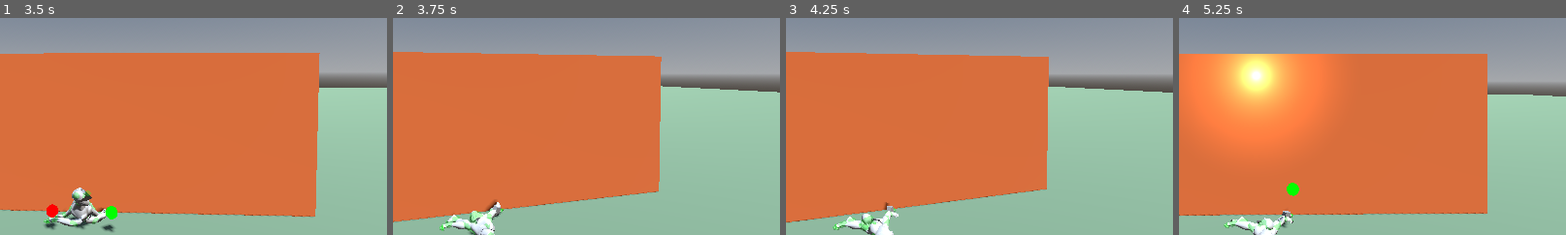
Above: before the commit, frames 1-4 (left to right).
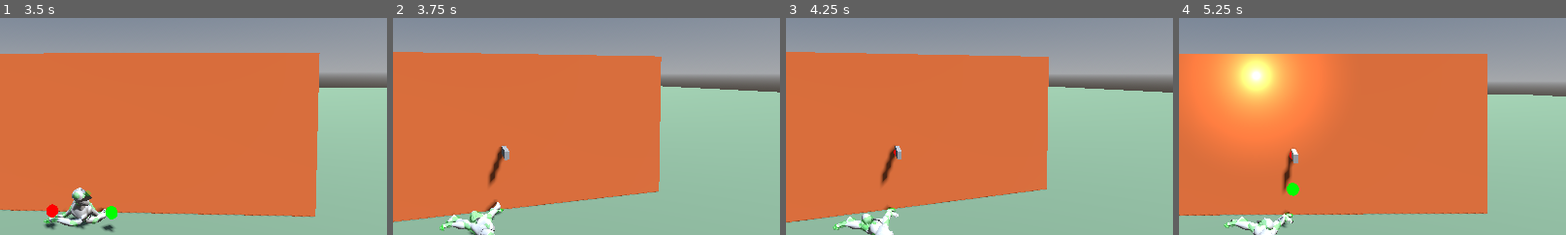
Above: after the commit, the same moments.

Repository: lmf-git/fpsikanimragdoll
Game: Godot game, scene res://world.tscn
Same seed, same stepped clock (60 frames per second), same inputs: the game is played once before the commit and once after it.
Inputs (mouse positions are % of the whole screen's width and height, from its top left):
- Up to frame 1 (3.5 s): tap Enter at 0.5 s; move the mouse to (55, 50) at 0.52 s; hold Shift (sprint) 0.53-1.28 s; hold W (move_forward) from 0.53 s (still down); click (55, 50) at 0.67 s; tap Space (jump) at 0.77, 1.52, 3.02 s; move the mouse to (45, 50) at 1.27 s; tap O (toggle_camera) at 1.35 s; move the mouse to (52, 48) at 2.02 s; hold I (toggle_ik) 2.03-2.78 s; move the mouse to (49, 52) at 2.77 s; tap R (toggle_ragdoll) at 2.85 s; click (49, 52) at 2.92 s
- Up to frame 2 (3.75 s): keep holding W (move_forward); move the mouse to (57, 51) at 3.52 s; tap E at 3.6 s
- Up to frame 3 (4.25 s): keep holding W (move_forward); tap Space (jump) at 3.77 s
- Up to frame 4 (5.25 s): keep holding W (move_forward); move the mouse to (42, 49) at 4.27 s; tap H at 4.35 s; tap Space (jump) at 4.52 s; move the mouse to (51, 50) at 5.02 s; hold Shift (sprint) from 5.03 s (still down); click (51, 50) at 5.17 s
The pictures show only the part of the screen within x 39-89%, y 36-86%; the shares and areas given below are measured in that part.

Frame 1 is identical in both runs. In frame 2, 0.5% of the frame differs, in the area x 24-31%, y 58-92%; in frame 3, 0.5%; in frame 4, 0.5%.

Commit message:
Align weapon with camera line of sight for accurate aiming
- Add _align_weapon_with_camera() function to orient weapon along camera forward
- Weapon now always points where camera is looking
- Grip stays aligned with hand while barrel follows aim direction
- Called after IK is applied in _process()

Diff:
--- a/character_controller.gd
+++ b/character_controller.gd
@@ -1884,6 +1884,48 @@
 		equipped_weapon.global_transform = right_hand_transform
 		print("DEBUG: No main_grip, set weapon transform to hand transform")
 
+func _align_weapon_with_camera():
+	"""Orient weapon to point along camera's line of sight"""
+	if not equipped_weapon or not skeleton or right_hand_bone_id < 0:
+		return
+
+	var camera = fps_camera if camera_mode == 0 else tps_camera
+	if not camera:
+		return
+
+	# Get camera's forward direction (where it's looking)
+	var camera_forward = -camera.global_transform.basis.z
+
+	# Get hand bone position
+	var hand_transform = skeleton.global_transform * skeleton.get_bone_global_pose(right_hand_bone_id)
+
+	# Orient weapon to point forward along camera direction
+	# Create a basis that points the weapon forward
+	var target_basis = Basis()
+
+	# Make weapon's -Z axis point along camera forward direction
+	var weapon_forward = camera_forward
+	# Use camera's up direction for weapon up
+	var weapon_up = camera.global_transform.basis.y
+
+	# Create orthonormal basis
+	var weapon_right = weapon_up.cross(weapon_forward).normalized()
+	weapon_up = weapon_forward.cross(weapon_right).normalized()
+
+	# Build basis from axes
+	target_basis.x = weapon_right
+	target_basis.y = weapon_up
+	target_basis.z = -weapon_forward  # Godot uses -Z as forward
+
+	# Apply the rotation to the weapon
+	equipped_weapon.global_transform.basis = target_basis
+
+	# Now position weapon so grip point aligns with hand
+	if equipped_weapon.main_grip:
+		var grip_local_pos = equipped_weapon.main_grip.position
+		var grip_world_offset = equipped_weapon.global_transform.basis * grip_local_pos
+		equipped_weapon.global_position = hand_transform.origin - grip_world_offset
+
 func _process(_delta):
 	# WEAPON UPDATE ORDER - CRITICAL for proper IK-based positioning:
 	# 1. Set IK targets (where hands should go based on weapon state/aiming)
@@ -1962,3 +2004,7 @@
 
 	# STEP 3: Weapon automatically follows hand bone (parented to BoneAttachment3D)
 	# No manual update needed!
+
+	# STEP 4: Orient weapon to point along camera line of sight
+	if equipped_weapon:
+		_align_weapon_with_camera()
